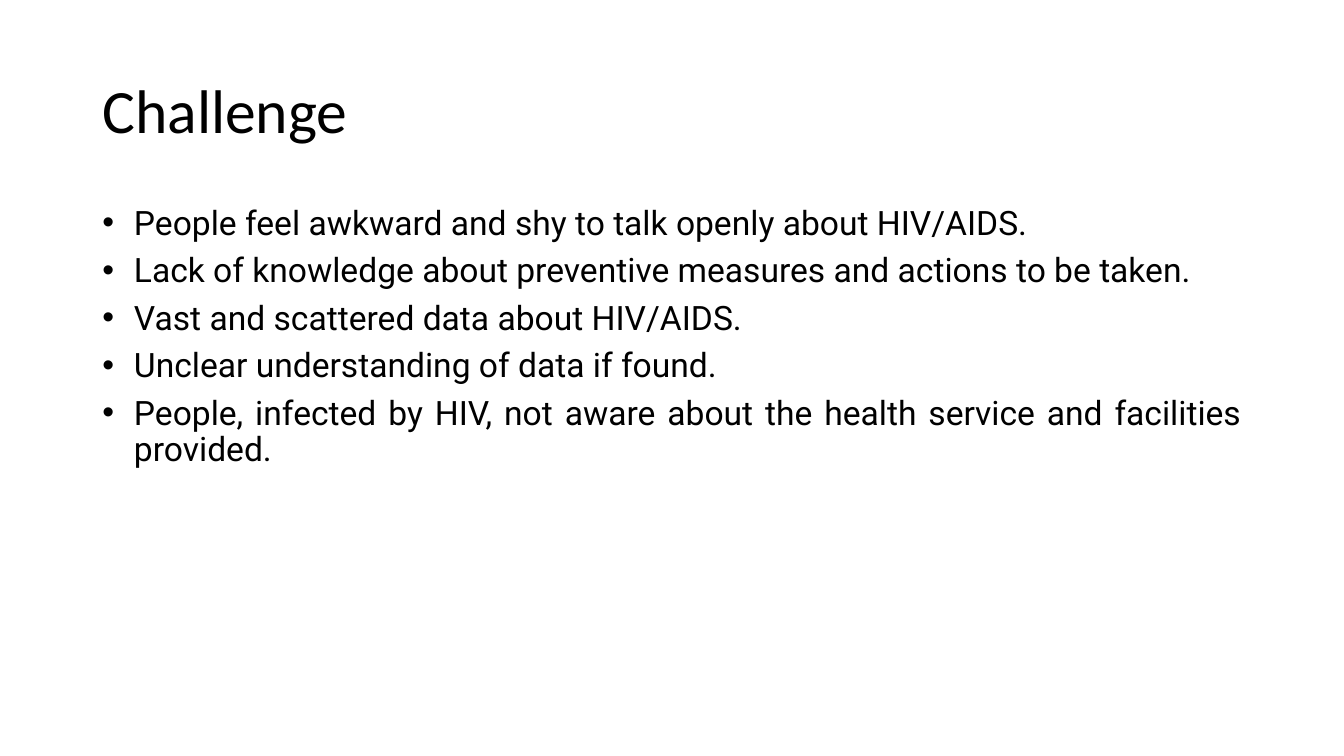
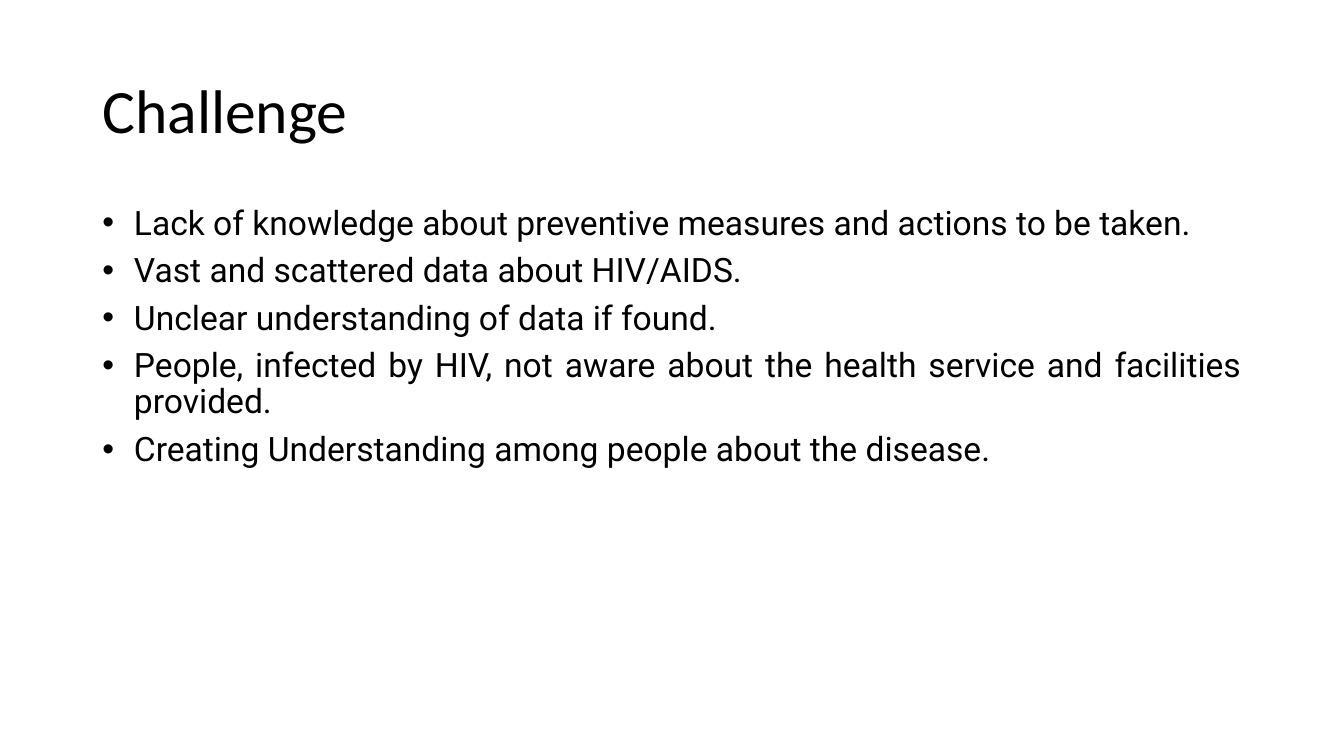
Before and after one commit to RaiSaugat/FinalThoughts, a slide deck: slide 2 of hackathon showcasing presentation template.pptx. Drawn at 1344x756 pixels with LibreOffice and Linux fonts; fonts in the diff are those of the drawing; background and template pictures are left out. Boxes give left, top, right and bottom in pixels: in the first picture for what was removed or moved away, otherwise in the second. Text is boxed around its words. In the diff, an @@ line names an element or a change of style, - is before the commit and + after.

```diff
--- a/hackathon showcasing presentation template.pptx
+++ b/hackathon showcasing presentation template.pptx
@@ text at bbox=[134, 209, 1027, 242]: paragraph removed @@
-• People feel awkward and shy to talk openly about HIV/AIDS.
@@ text at bbox=[134, 435, 990, 468]: paragraph added @@
+• Creating Understanding among people about the disease.
```
Also in this commit, not shown: 3 other slides changed, 5 slides added.
